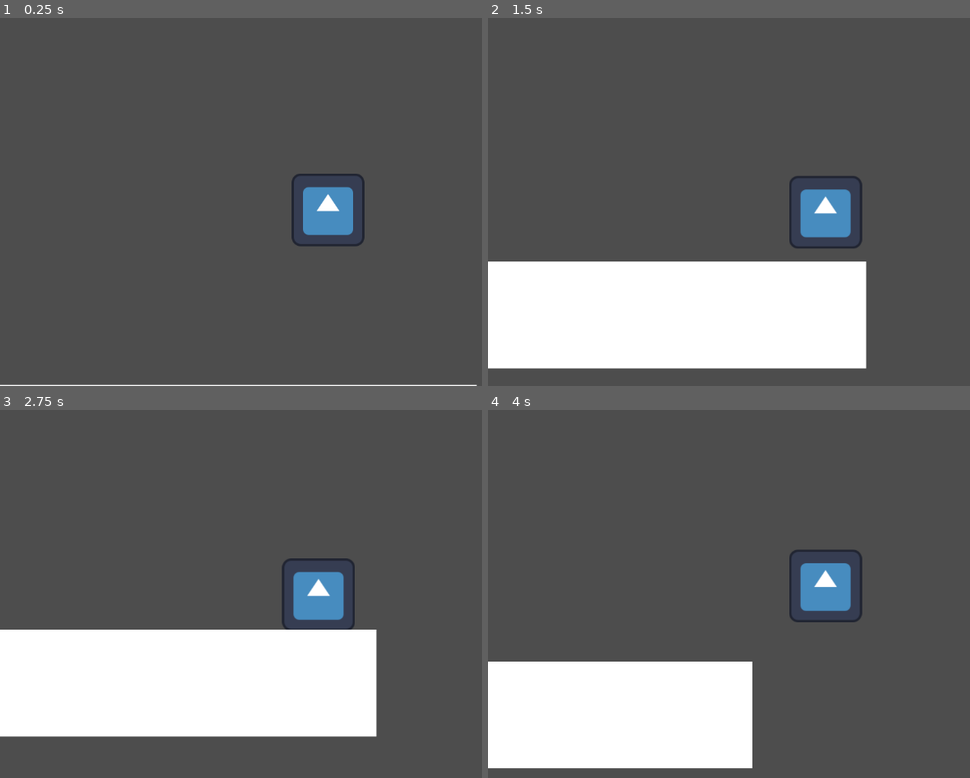
Above: before the commit, frames 1-4 (two rows, left to right).
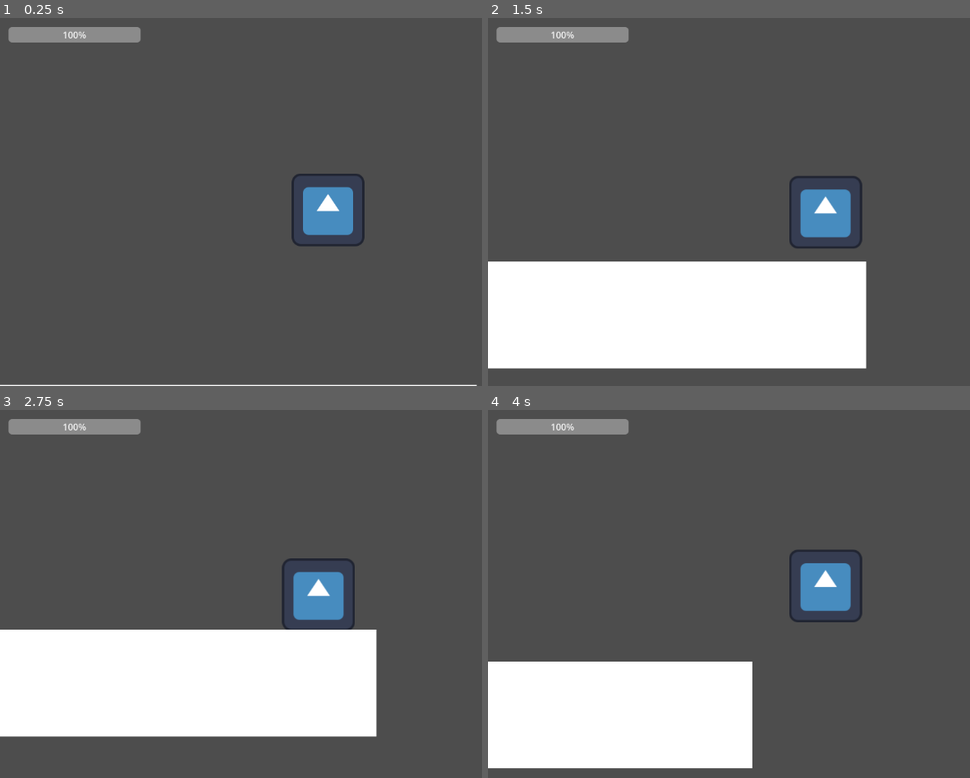
Above: after the commit, the same moments.

Repository: Geofoods/hungry-shark-evolution
Game: Godot game, scene res://scenes/level.tscn
Two runs of this game, one before a commit and one after it. Both use one fixed random seed, a clock stepped at 60 frames per second and the inputs below. The engine's default icon, where the game draws it, is replaced by a stand-in: a white triangle on a blue panel in a dark square.
Inputs:
- Up to frame 1 (0.25 s): no input
- Up to frame 2 (1.5 s): hold D (move_right) from 0.53 s (still down); tap W (jump) at 0.77 s
- Up to frame 3 (2.75 s): tap W (jump) at 1.52 s; release D (move_right) at 2.03 s; hold A (move_left) from 2.03 s (still down)
- Up to frame 4 (4 s): release A (move_left) at 2.78 s; hold D (move_right) from 2.78 s (still down); tap W (jump) at 3.02, 3.77 s

The runs differ from the first frame. In frame 1, 1.2% of the frame differs, in the area x 1-30%, y 2-7%; in frame 2, 1.2%; in frame 3, 1.2%; in frame 4, 1.2%.

Commit message:
add oxygen bar

Diff:
--- a/scenes/level.tscn
+++ b/scenes/level.tscn
@@ -82,16 +82,13 @@
 [node name="shark" parent="." unique_id=2102375293 instance=ExtResource("2_w7c3h")]
 position = Vector2(-1175, 96)
 
-[node name="User Interface" type="Control" parent="." unique_id=1910590488]
-layout_mode = 3
-anchors_preset = 0
-offset_right = 40.0
-offset_bottom = 40.0
+[node name="User Interface" type="CanvasLayer" parent="." unique_id=1002592507]
+metadata/_edit_use_anchors_ = true
 
 [node name="ProgressBar" type="ProgressBar" parent="User Interface" unique_id=1959476848]
-layout_mode = 0
 offset_left = 15.0
 offset_top = 16.0
 offset_right = 247.0
 offset_bottom = 43.0
+value = 100.0
 script = ExtResource("3_w8frs")
--- a/scenes/progress_bar.gd
+++ b/scenes/progress_bar.gd
@@ -1,11 +1,5 @@
 extends ProgressBar
 
-
-# Called when the node enters the scene tree for the first time.
-func _ready() -> void:
-	pass # Replace with function body.
-
-
-# Called every frame. 'delta' is the elapsed time since the previous frame.
-func _process(delta: float) -> void:
-	pass
+func _process(delta):
+	# Update ProgressBar value from global oxygen
+	value = UserInterface.oxygen
